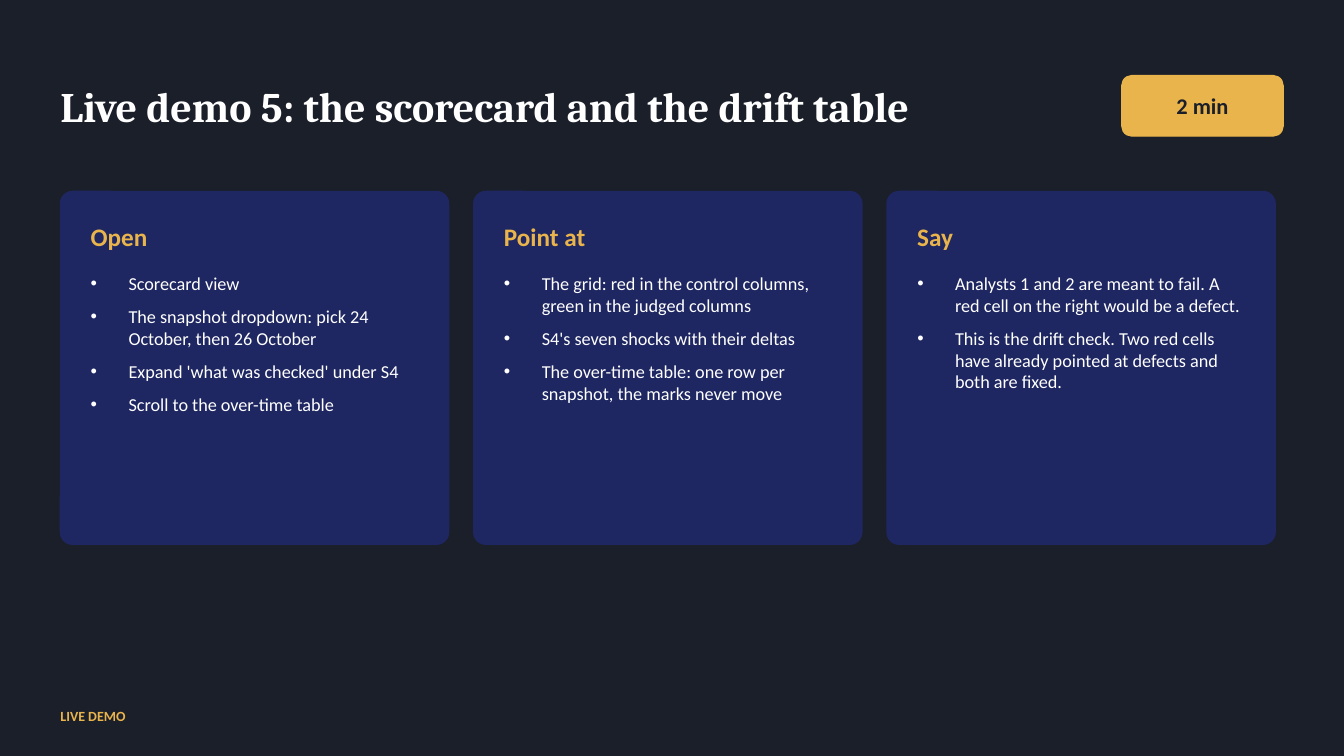
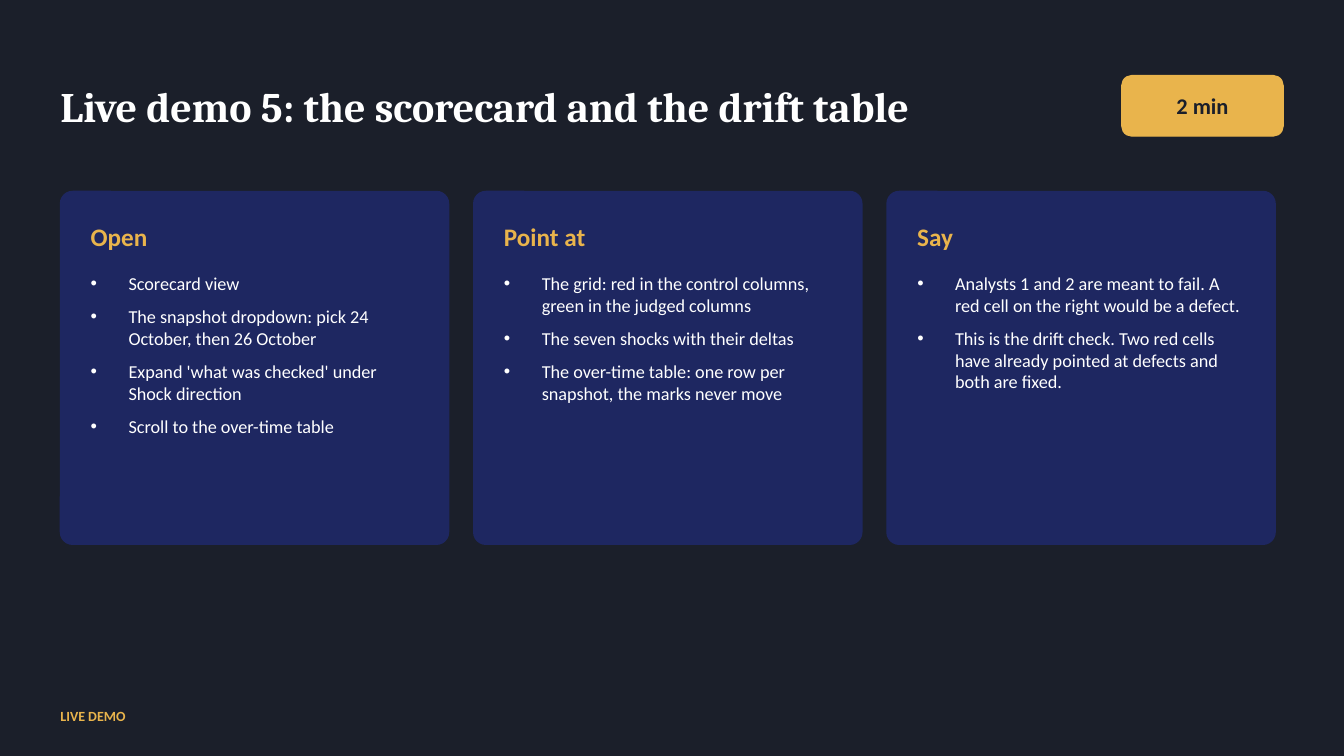
Before and after one commit to kmt112/fed-forecast, a slide deck: slide 18 of docs/FedCast_Fullerton.pptx. Drawn at 1344x756 pixels with LibreOffice and Linux fonts; fonts in the diff are those of the drawing. Boxes give left, top, right and bottom in pixels: in the first picture for what was removed or moved away, otherwise in the second. Text is boxed around its words. In the diff, an @@ line names an element or a change of style, - is before the commit and + after.

```diff
--- a/docs/FedCast_Fullerton.pptx
+++ b/docs/FedCast_Fullerton.pptx
@@ text at (x1=542, y1=332, x2=793, y2=345): text changed @@
-• S4's seven shocks with their deltas
+• The seven shocks with their deltas
@@ text at (x1=129, y1=365, x2=377, y2=400): text changed @@
-• Expand 'what was checked' under S4
+• Expand 'what was checked' under Shock direction
```
Also in this commit, not shown: 9 other slides changed, 4 slides added, 3 slides removed, 2 other files.
